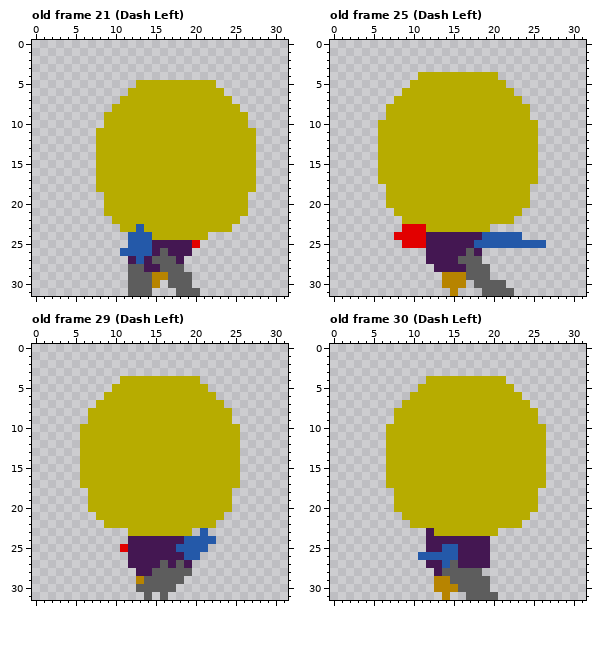
One commit to this pixel-art file: Assets/Artwork/Player Art/Alesa.aseprite. Above, as it was before the edit.
32x32 pixels, 50 frames. Shown: old frame 21 (Dash Left), old frame 25 (Dash Left), old frame 29 (Dash Left), old frame 30 (Dash Left). The commit also changed other frames, which this record leaves out.
Now the later version:
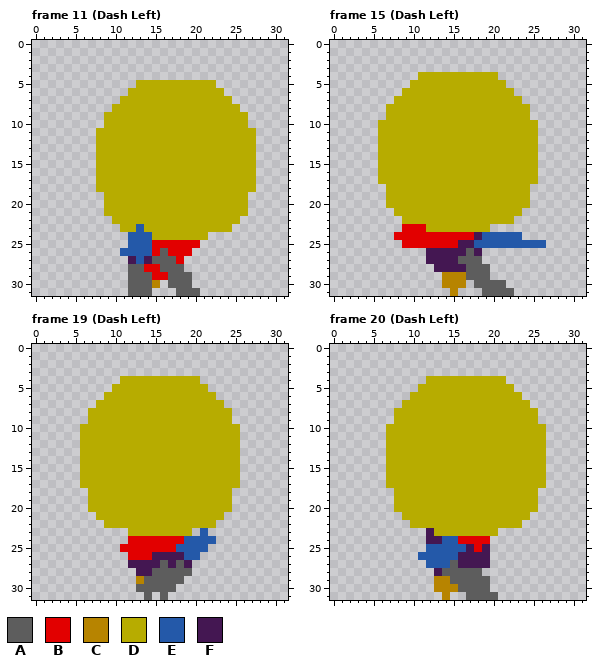
Palette (. is transparent): A #5d5d5d  B #e20000  C #b78400  D #b7ac00  E #2459a9  F #441752
What changed:
frames 50 -> 49
--- frame 11 (Dash Left) against old frame 21 (Dash Left)
@@ x 12..21 @@
 24 EEEDDDDDDD
-25 EEEFFFFFB.
-26 EEEFAFFF..
-27 FEFAAAF...
-28 AAFFAAA...
-29 AAACCAAA..
+25 EEEBBBBBB.
+26 EEEBABBB..
+27 FEFAAAB...
+28 AABBAAA...
+29 AAABBAAA..
 30 AAAC.AAA..
--- frame 15 (Dash Left) against old frame 25 (Dash Left)
@@ x 10..19 @@
 23 BBDDDDDDDD
-24 BBFFFFFFFE
-25 BBFFFFFFEE
+24 BBBBBBBBFE
+25 BBBBBBFFEE
 26 ..FFFFFAF.
--- frame 19 (Dash Left) against old frame 29 (Dash Left)
@@ x 10..20 @@
 23 ..DDDDDDDD.
-24 ..FFFFFFFEE
-25 .BFFFFFFEEE
-26 ..FFFFFFFEE
+24 ..BBBBBBBEE
+25 .BBBBBBBEEE
+26 ..BBBFFFFEE
 27 ..FFFFAFAF.
--- frame 20 (Dash Left) against old frame 30 (Dash Left)
@@ x 10..21 @@
 23 ..FDDDDDDDD.
-24 ..FFFFFFFF..
-25 ..FFEEFFFF..
+24 ..FFEEBBBB..
+25 ..EEEEEFBF..
 26 .EEEEEFFFF..
-27 ..FFEAFFFF..
+27 ..EEEAFFFF..
 28 ...FAAAAA...
